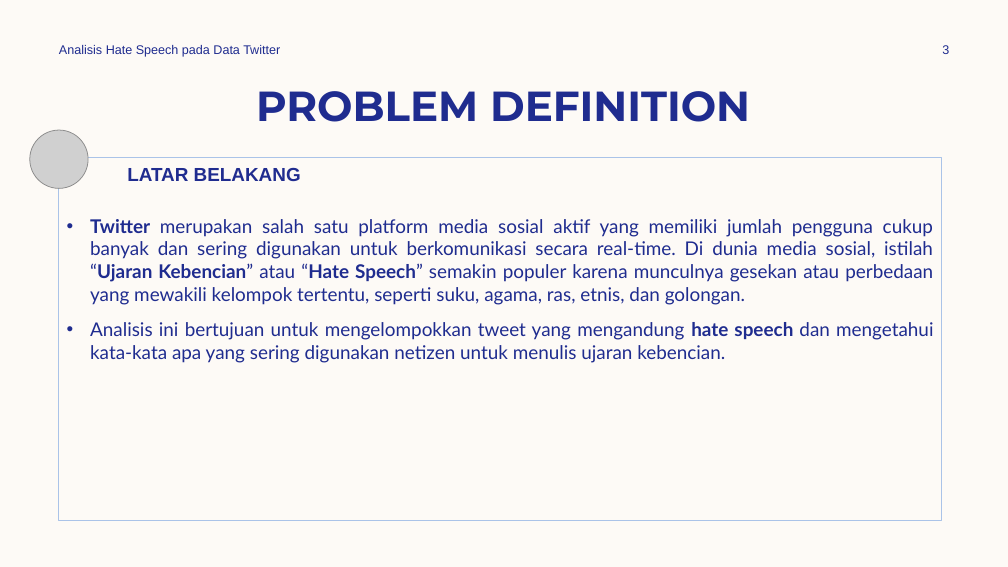
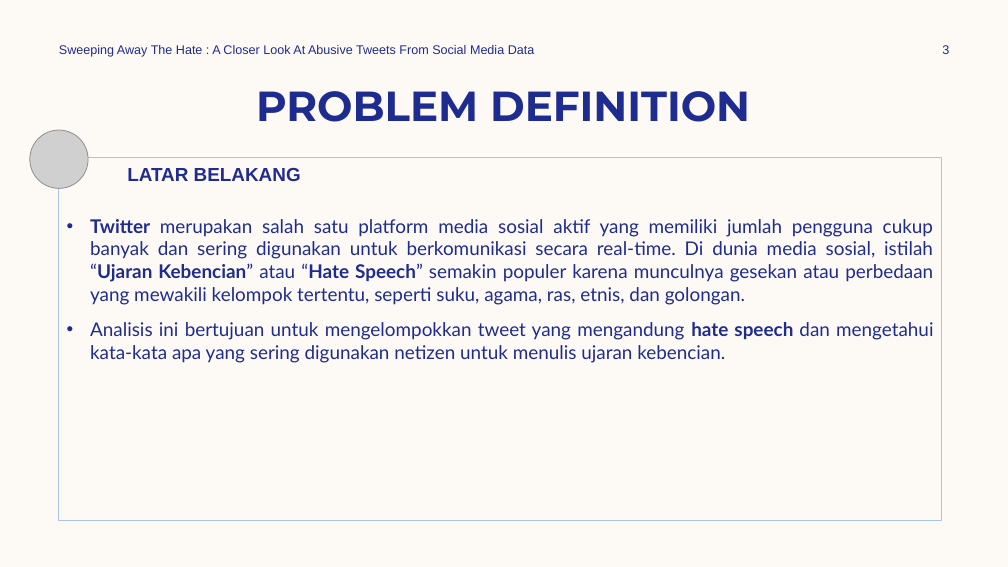
Before and after one commit to emaapriliana/gold-challenge, a slide deck: slide 3 of challenge binar.pptx. Drawn at 1008x567 pixels with LibreOffice and Linux fonts; fonts in the diff are those of the drawing; grey boxes stand for pictures. Boxes give left, top, right and bottom in pixels: in the first picture for what was removed or moved away, otherwise in the second. Text is boxed around its words. In the diff, an @@ line names an element or a change of style, - is before the commit and + after.

Commit message:
analisis dan report

```diff
--- a/challenge binar.pptx
+++ b/challenge binar.pptx
@@ text at [59, 45, 535, 57]: text changed @@
-Analisis Hate Speech pada Data Twitter
+Sweeping Away The Hate : A Closer Look At Abusive Tweets From Social Media Data
```
Also in this commit, not shown: 7 other slides changed, 22 slides added, 2 slides removed, 1 other file.
